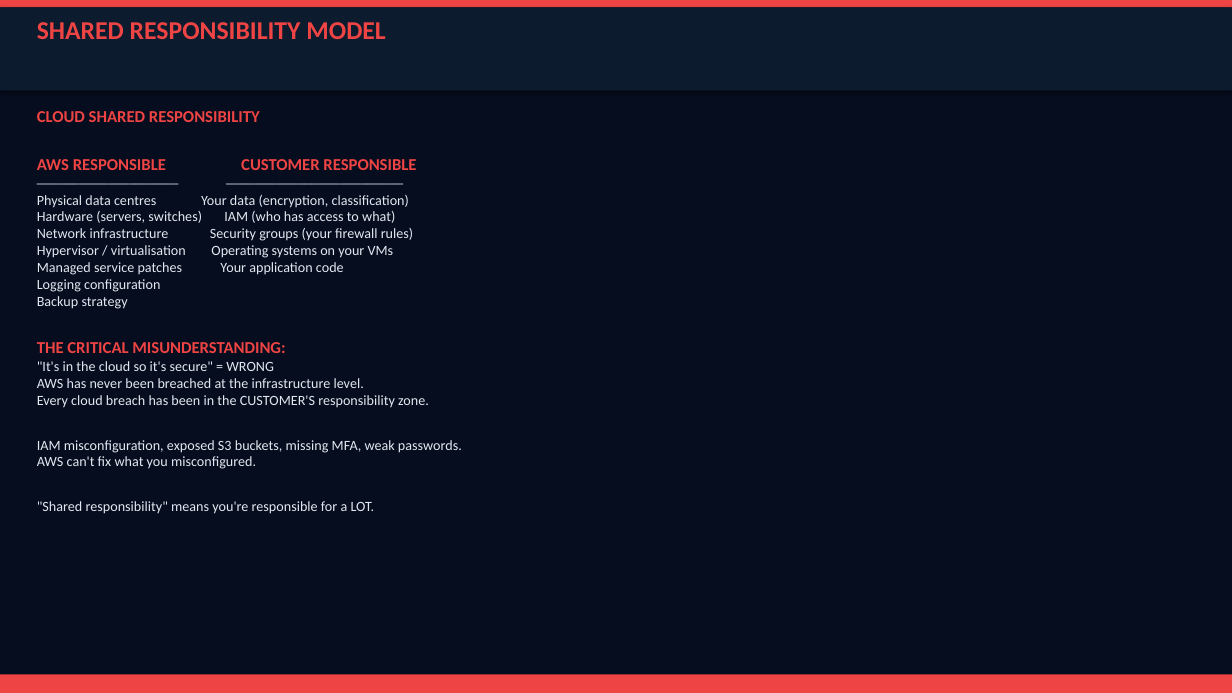
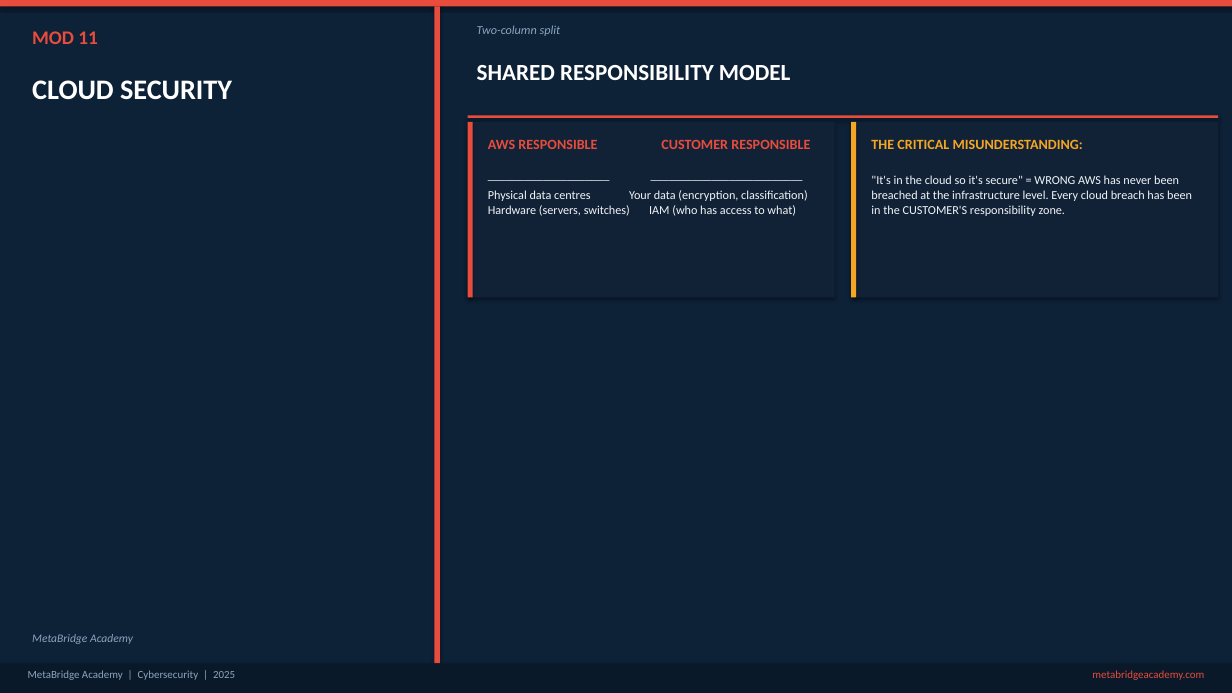
Before and after one commit to Gidoty/metabridge-website, a slide deck: slide 41 of exports/Cybersecurity-Slide-Deck.pptx (slide 42 before the commit). Drawn at 1232x693 pixels with LibreOffice and Linux fonts; fonts in the diff are those of the drawing. Boxes give left, top, right and bottom in pixels: in the first picture for what was removed or moved away, otherwise in the second. Text is boxed around its words. In the diff, an @@ line names an element or a change of style, - is before the commit and + after.

```diff
--- a/exports/Cybersecurity-Slide-Deck.pptx
+++ b/exports/Cybersecurity-Slide-Deck.pptx
@@ background #060D1E to #0D2137 @@
@@ rectangle at [0,0,1232,6]: fill #EF4444 to #E74C3C @@
@@ rectangle removed at [0,7,1232,91] @@
@@ rectangle added at [434,6,440,664], fill #E74C3C @@
@@ text added at [477,25,561,36], 9.5 pt, text #8BA5BE, italic @@
+Two-column split
@@ text added at [32,31,97,44], 15 pt, text #E74C3C, bold @@
+MOD 11
@@ text "SHARED RESPONSIBILITY MODEL": place and size @@
-text "SHARED RESPONSIBILITY MODEL" at [37,22,385,39]
+text "SHARED RESPONSIBILITY MODEL" at [477,65,790,80]
@@ text "SHARED RESPONSIBILITY MODEL" at [477,65,790,80]: size 20 to 18 pt, text colour #EF4444 to #FFFFFF @@
@@ text added at [32,80,232,100], 22 pt, text #FFFFFF, bold @@
+CLOUD SECURITY
@@ text removed at [37,111,462,514] @@
-CLOUD SHARED RESPONSIBILITY
-AWS RESPONSIBLE CUSTOMER RESPONSIBLE
-──────────────────── ─────────────────────────
-Physical data centres Your data (encryption, classification)
-Hardware (servers, switches) IAM (who has access to what)
-Network infrastructure Security groups (your firewall rules)
-Hypervisor / virtualisation Operating systems on your VMs
-Managed service patches Your application code
-Logging configuration
-Backup strategy
-THE CRITICAL MISUNDERSTANDING:
-"It's in the cloud so it's secure" = WRONG
-AWS has never been breached at the infrastructure level.
-Every cloud breach has been in the CUSTOMER'S responsibility zone.
-IAM misconfiguration, exposed S3 buckets, missing MFA, weak passwords.
-AWS can't fix what you misconfigured.
-"Shared responsibility" means you're responsible for a LOT.
@@ rectangle added at [468,116,1218,118], fill #E74C3C @@
@@ rectangle added at [468,122,835,298], fill #122236 @@
@@ rectangle added at [468,122,473,298], fill #E74C3C @@
@@ text added at [488,139,810,149], 11 pt, text #E74C3C, bold @@
+AWS RESPONSIBLE CUSTOMER RESPONSIBLE
@@ rectangle added at [851,122,1218,298], fill #122236 @@
@@ rectangle added at [851,122,857,298], fill #F5A623 @@
@@ text added at [871,139,1083,149], 11 pt, text #F5A623, bold @@
+THE CRITICAL MISUNDERSTANDING:
@@ text added at [871,175,1192,216], 9.5 pt, text #F0F4F8 @@
+"It's in the cloud so it's secure" = WRONG AWS has never been breached at the infrastructure level. Every cloud breach has been in the CUSTOMER'S responsibility zone.
@@ text added at [488,190,808,216], 9.5 pt, text #F0F4F8 @@
+──────────────────── ───────────────────────── Physical data centres Your data (encryption, classification) Hardware (servers, switches) IAM (who has access to what)
@@ text added at [32,634,133,644], 9 pt, text #8BA5BE, italic @@
+MetaBridge Academy
@@ rectangle: place and size @@
-rectangle at [0,675,1232,693]
+rectangle at [0,664,1232,693]
@@ rectangle at [0,664,1232,693]: fill #EF4444 to #0A1929 @@
@@ text added at [28,670,235,680], 8.5 pt, text #8BA5BE @@
+MetaBridge Academy | Cybersecurity | 2025
@@ text added at [1092,670,1204,680], 8.5 pt, text #E74C3C @@
+metabridgeacademy.com
```
Also in this commit, not shown: 49 other slides changed, 7 slides added, 8 slides removed, 25 other files.
